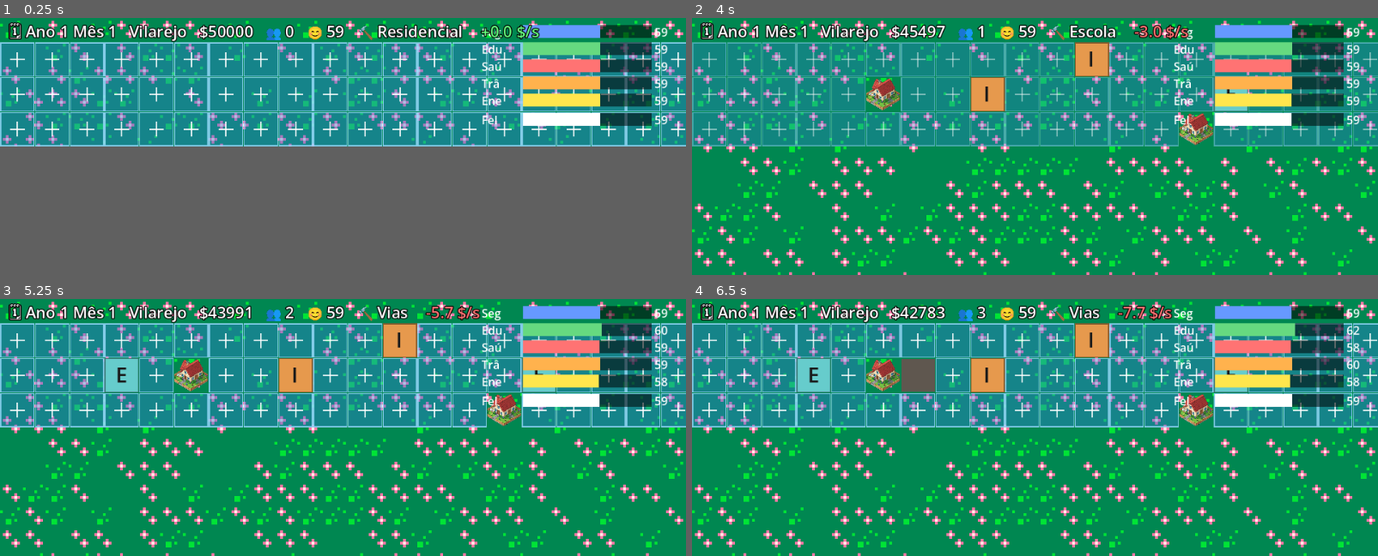
Above: before the commit, frames 1-4 (two rows, left to right).
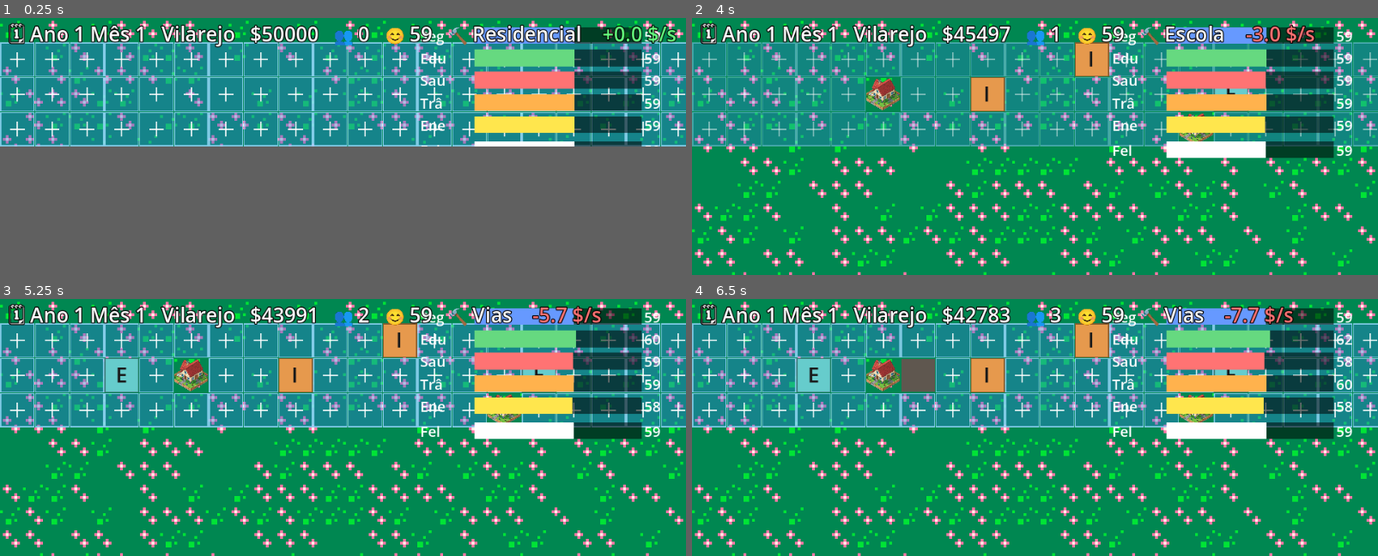
Above: after the commit, the same moments.

Repository: andrewsmedina/yourcity
Game: Godot game, scene res://scenes/main.tscn
Two runs of this game, one before a commit and one after it. Both use one fixed random seed, a clock stepped at 60 frames per second and the inputs below.
Inputs (mouse positions are in pixels of both pictures, inside the frame that each line leads up to):
- Up to frame 1 (0.25 s): no input
- Up to frame 2 (4 s): tap Enter at 0.5 s; move the mouse to (1185, 74) at 0.52 s; tap 1 at 0.6 s; click (1185, 74) at 0.67 s; tap Space at 0.77, 3.77 s; drag from (897, 89) to (1000, 107) at 1.27 s; move the mouse to (1103, 53) at 2.02 s; tap 3 at 2.1 s; click (1103, 53) at 2.17 s; drag from (1000, 107) to (829, 64) at 2.77 s; move the mouse to (1240, 100) at 3.52 s; tap 5 at 3.6 s; click (1240, 100) at 3.67 s
- Up to frame 3 (5.25 s): drag from (137, 345) to (240, 329) at 4.27 s; move the mouse to (377, 363) at 5.02 s; tap 7 at 5.1 s; click (377, 363) at 5.17 s
- Up to frame 4 (6.5 s): drag from (932, 329) to (897, 370) at 5.77 s

The runs differ from the first frame. In frame 1, 13% of the frame differs, in the area x 1-99%, y 1-50%; in frame 2, 14%, in the area x 1-98%, y 1-55%; in frame 3, 14%; in frame 4, 14%.

Commit message:
Add adjustable UI/font scale (+/- keys)
Add a Settings autoload with a persisted ui_scale the player changes at
runtime: + (KEY_EQUAL / keypad +) enlarges, - shrinks. HUD font and the
indicator bars scale with it, so the text is readable at any size.

Co-Authored-By: Claude Opus 4.8 (1M context) <noreply@anthropic.com>

Diff:
--- a/project.godot
+++ b/project.godot
@@ -17,6 +17,7 @@
 
 [autoload]
 
+Settings="*res://scripts/settings.gd"
 WindowManager="*res://scripts/window_manager.gd"
 TrayIcon="*res://scripts/tray_icon.gd"
 CityTiles="*res://scripts/city_tiles.gd"
--- a/scripts/hud.gd
+++ b/scripts/hud.gd
@@ -11,6 +11,13 @@
 	_label = _make_label(Vector2(12, 3))
 	_label.add_theme_color_override("font_color", Color.WHITE)
 	_net = _make_label(Vector2(0, 3))
+	Settings.changed.connect(_apply_scale)
+	_apply_scale()
+
+func _apply_scale() -> void:
+	var fs := int(22 * Settings.ui_scale)
+	_label.add_theme_font_size_override("font_size", fs)
+	_net.add_theme_font_size_override("font_size", fs)
 
 func _make_label(pos: Vector2) -> Label:
 	var label := Label.new()
--- a/scripts/indicator_bars.gd
+++ b/scripts/indicator_bars.gd
@@ -32,21 +32,28 @@
 
 func _draw() -> void:
 	var sim := City.sim
-	var right := get_viewport_rect().size.x - _MARGIN
-	var x := right - _VALUE_W - _BAR_W
-	var label_x := x - _LABEL_W
-	var y := _MARGIN
+	var s: float = Settings.ui_scale
+	var bar_w := _BAR_W * s
+	var bar_h := _BAR_H * s
+	var gap := _GAP * s
+	var label_w := _LABEL_W * s
+	var value_w := _VALUE_W * s
+	var fs := int(_FONT_SIZE * s)
+	var right := get_viewport_rect().size.x - _MARGIN * s
+	var x := right - value_w - bar_w
+	var label_x := x - label_w
+	var y := _MARGIN * s
 	for row in _rows:
-		_draw_bar(label_x, x, y, row.label, sim.indicators[row.ind], row.color)
-		y += _BAR_H + _GAP
-	# Happiness summary bar.
-	_draw_bar(label_x, x, y + 3.0, "Fel", sim.happiness(), Color.WHITE)
+		_draw_bar(label_x, x, y, bar_w, bar_h, fs, row.label, sim.indicators[row.ind], row.color)
+		y += bar_h + gap
+	_draw_bar(label_x, x, y + 3.0 * s, bar_w, bar_h, fs, "Fel", sim.happiness(), Color.WHITE)
 
-func _draw_bar(label_x: float, x: float, y: float, label: String, value: float, color: Color) -> void:
-	var text_y := y + _BAR_H - 2.0
+func _draw_bar(label_x: float, x: float, y: float, bar_w: float, bar_h: float,
+		fs: int, label: String, value: float, color: Color) -> void:
+	var text_y := y + bar_h - 3.0
 	draw_string(_font, Vector2(label_x, text_y), label,
-		HORIZONTAL_ALIGNMENT_LEFT, _LABEL_W, _FONT_SIZE, Color.WHITE)
-	draw_rect(Rect2(x, y, _BAR_W, _BAR_H), Color(0, 0, 0, 0.55))
-	draw_rect(Rect2(x, y, _BAR_W * clampf(value / 100.0, 0.0, 1.0), _BAR_H), color)
-	draw_string(_font, Vector2(x + _BAR_W + 4.0, text_y), str(int(value)),
-		HORIZONTAL_ALIGNMENT_LEFT, _VALUE_W, _FONT_SIZE, Color.WHITE)
+		HORIZONTAL_ALIGNMENT_LEFT, -1, fs, Color.WHITE)
+	draw_rect(Rect2(x, y, bar_w, bar_h), Color(0, 0, 0, 0.55))
+	draw_rect(Rect2(x, y, bar_w * clampf(value / 100.0, 0.0, 1.0), bar_h), color)
+	draw_string(_font, Vector2(x + bar_w + 4.0, text_y), str(int(value)),
+		HORIZONTAL_ALIGNMENT_LEFT, -1, fs, Color.WHITE)
--- a/scripts/main.gd
+++ b/scripts/main.gd
@@ -31,6 +31,10 @@
 		City.selected_zone = _ZONE_KEYS[keycode]
 	elif keycode == KEY_ENTER or keycode == KEY_SPACE:
 		WindowManager.toggle_expanded()
+	elif keycode == KEY_EQUAL or keycode == KEY_KP_ADD:
+		Settings.bump(0.1)   # + aumenta a fonte/UI
+	elif keycode == KEY_MINUS or keycode == KEY_KP_SUBTRACT:
+		Settings.bump(-0.1)  # - diminui a fonte/UI
 	elif keycode == KEY_C:
 		City.sim.indicators[CitySim.Indicator.SECURITY] = 10.0
 	elif keycode == KEY_R:
--- /dev/null
+++ b/scripts/settings.gd
@@ -0,0 +1,37 @@
+extends Node
+
+## User settings, persisted to disk. Currently just a UI scale the player can
+## change at runtime (+/- keys) so the text is readable at any size.
+
+signal changed
+
+const PATH := "user://settings.json"
+const MIN := 0.7
+const MAX := 3.0
+
+var ui_scale := 1.3
+
+func _ready() -> void:
+	load_settings()
+
+func bump(delta: float) -> void:
+	ui_scale = clampf(ui_scale + delta, MIN, MAX)
+	save_settings()
+	changed.emit()
+
+func save_settings() -> void:
+	var f := FileAccess.open(PATH, FileAccess.WRITE)
+	if f:
+		f.store_string(JSON.stringify({"ui_scale": ui_scale}))
+		f.close()
+
+func load_settings() -> void:
+	if not FileAccess.file_exists(PATH):
+		return
+	var f := FileAccess.open(PATH, FileAccess.READ)
+	if f == null:
+		return
+	var data = JSON.parse_string(f.get_as_text())
+	f.close()
+	if typeof(data) == TYPE_DICTIONARY and data.has("ui_scale"):
+		ui_scale = clampf(float(data["ui_scale"]), MIN, MAX)
Not shown, added: scripts/settings.gd.uid
